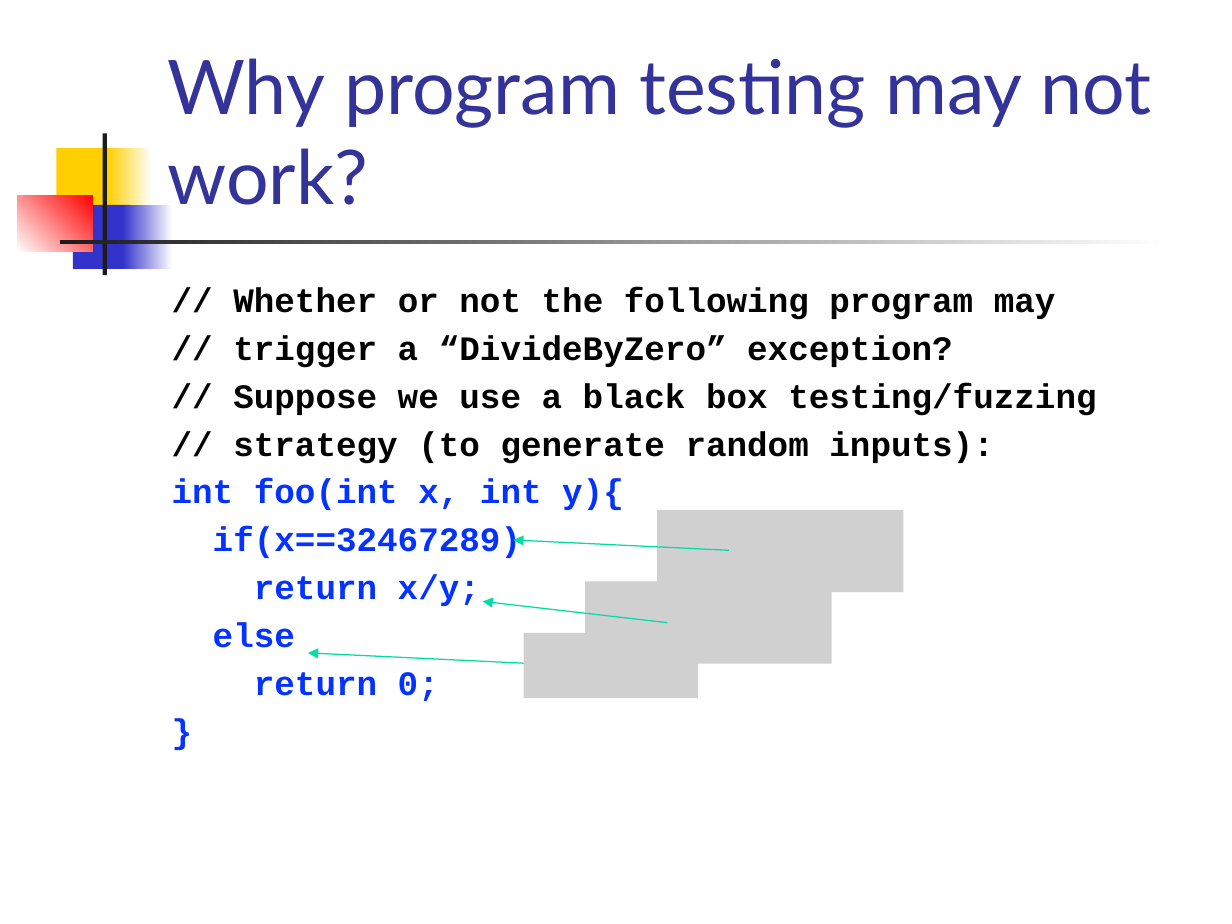
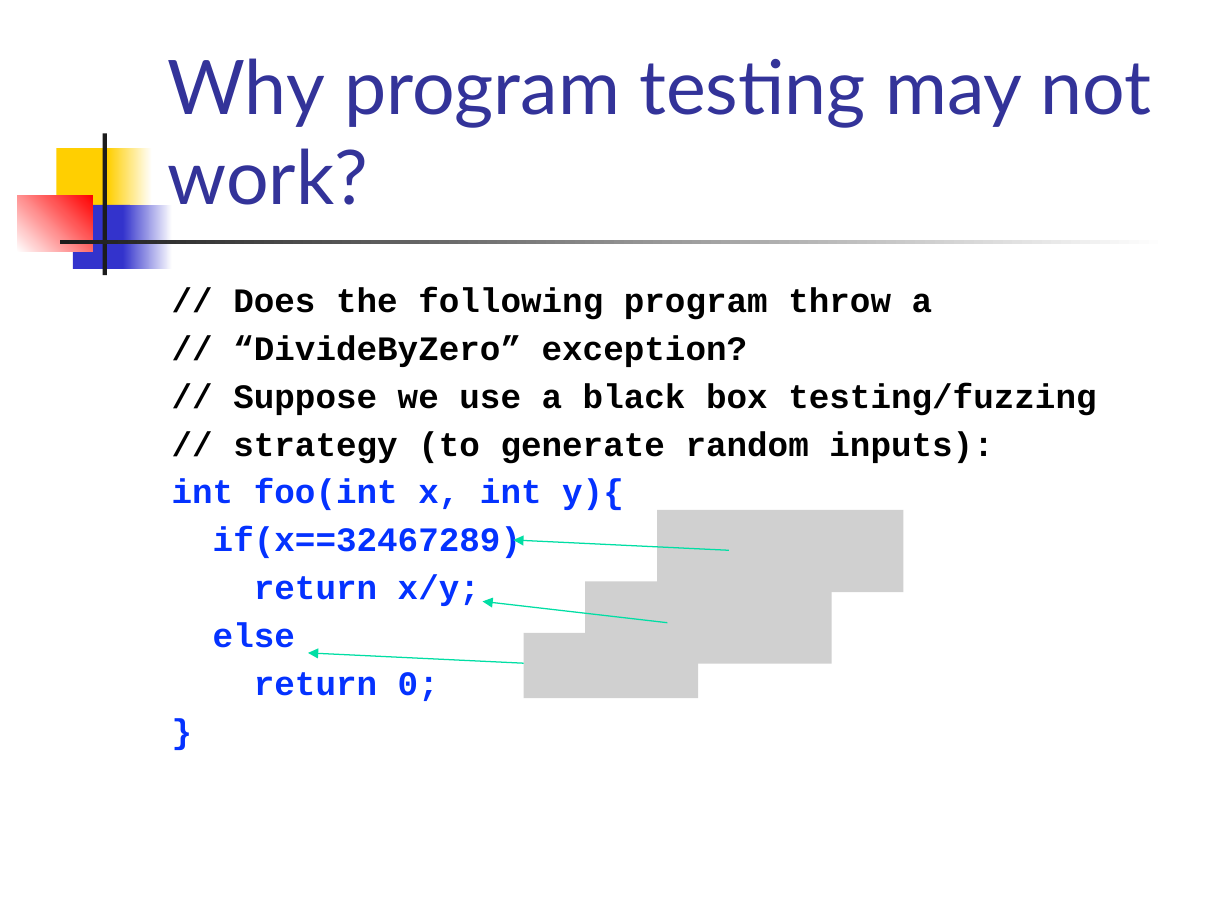
Before and after one commit to csslab-ustc/csslab-ustc.github.io, a slide deck: slide 3 of courses/theory/slides/lec17-symexec.pptx. Drawn at 1232x924 pixels with LibreOffice and Linux fonts; fonts in the diff are those of the drawing; grey boxes stand for pictures. Boxes give left, top, right and bottom in pixels: in the first picture for what was removed or moved away, otherwise in the second. Text is boxed around its words. In the diff, an @@ line names an element or a change of style, - is before the commit and + after.

```diff
--- a/courses/theory/slides/lec17-symexec.pptx
+++ b/courses/theory/slides/lec17-symexec.pptx
@@ text at [233,287,933,367]: text changed @@
-// Whether or not the following program may
-// trigger a “DivideByZero” exception?
+// Does the following program throw a
+// “DivideByZero” exception?
```
Also in this commit, not shown: 12 other slides changed, 14 slides added.
